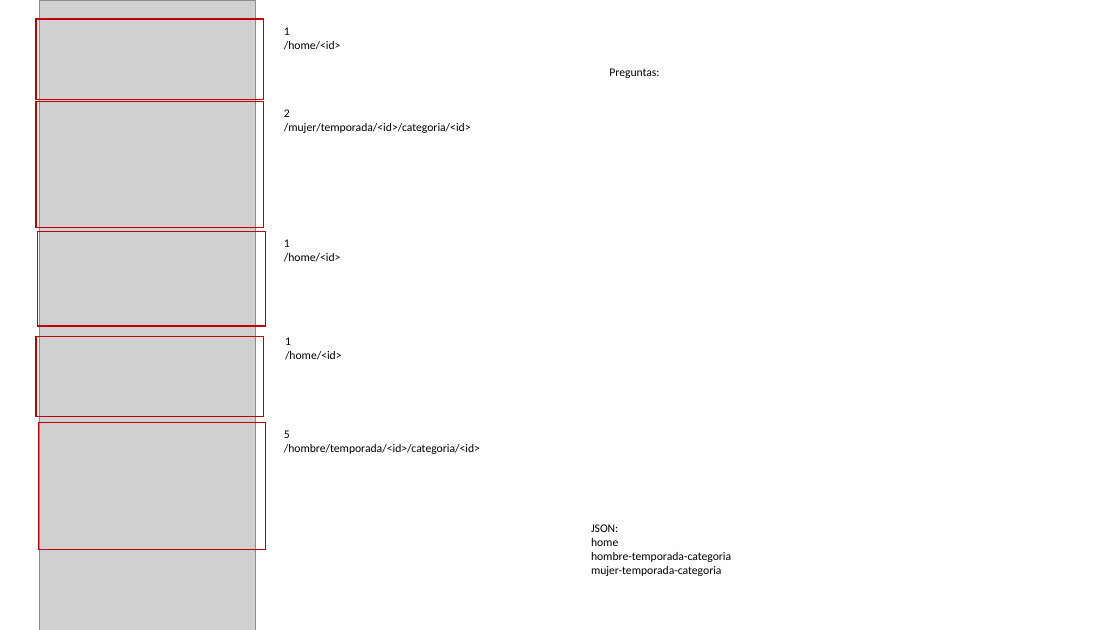
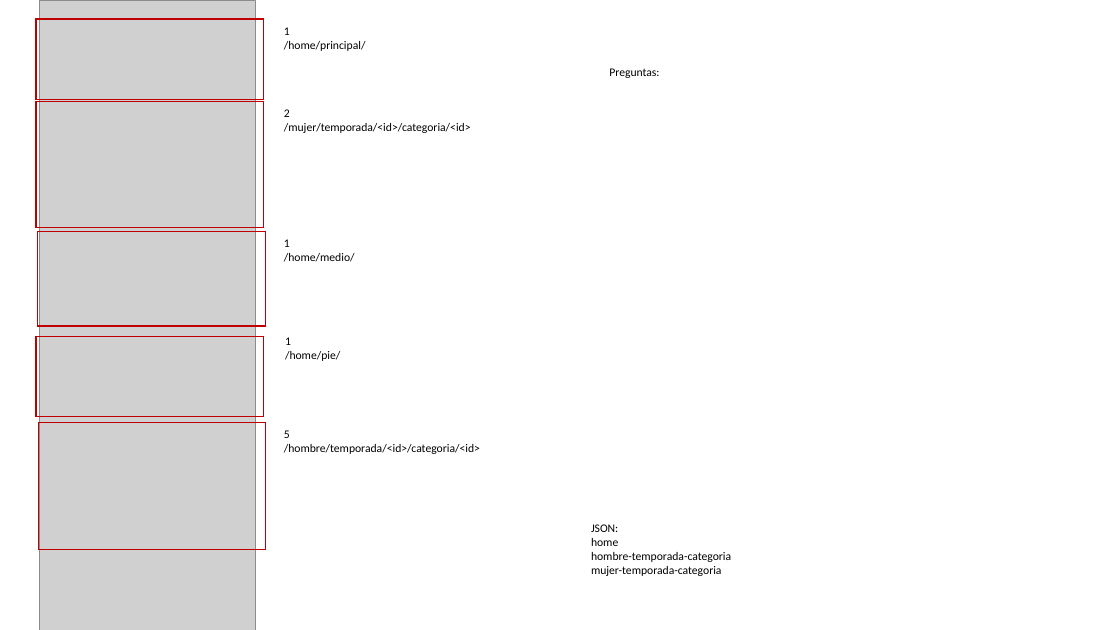
Before and after one commit to gbrlQuirozMB/fakerBlusbo, a slide deck: slide 1 of docs/home.pptx. Drawn at 1120x630 pixels with LibreOffice and Linux fonts; fonts in the diff are those of the drawing; grey boxes stand for pictures. Boxes give left, top, right and bottom in pixels: in the first picture for what was removed or moved away, otherwise in the second. Text is boxed around its words. In the diff, an @@ line names an element or a change of style, - is before the commit and + after.

Commit message:
UPDATED-> modificados enpoints de home para los banners

```diff
--- a/docs/home.pptx
+++ b/docs/home.pptx
@@ text at (x1=284, y1=41, x2=366, y2=51): text changed @@
-/home/<id>
+/home/principal/
@@ text at (x1=284, y1=253, x2=355, y2=262): text changed @@
-/home/<id>
+/home/medio/
@@ text at (x1=285, y1=351, x2=340, y2=361): text changed @@
-/home/<id>
+/home/pie/
```
Also in this commit, not shown: 2 other files.
